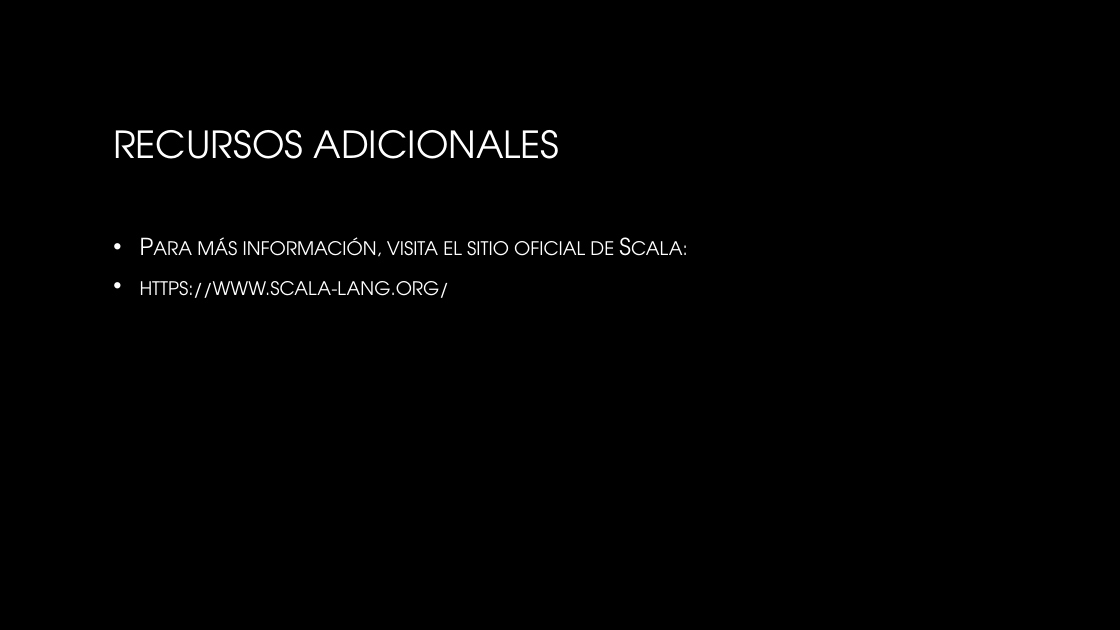
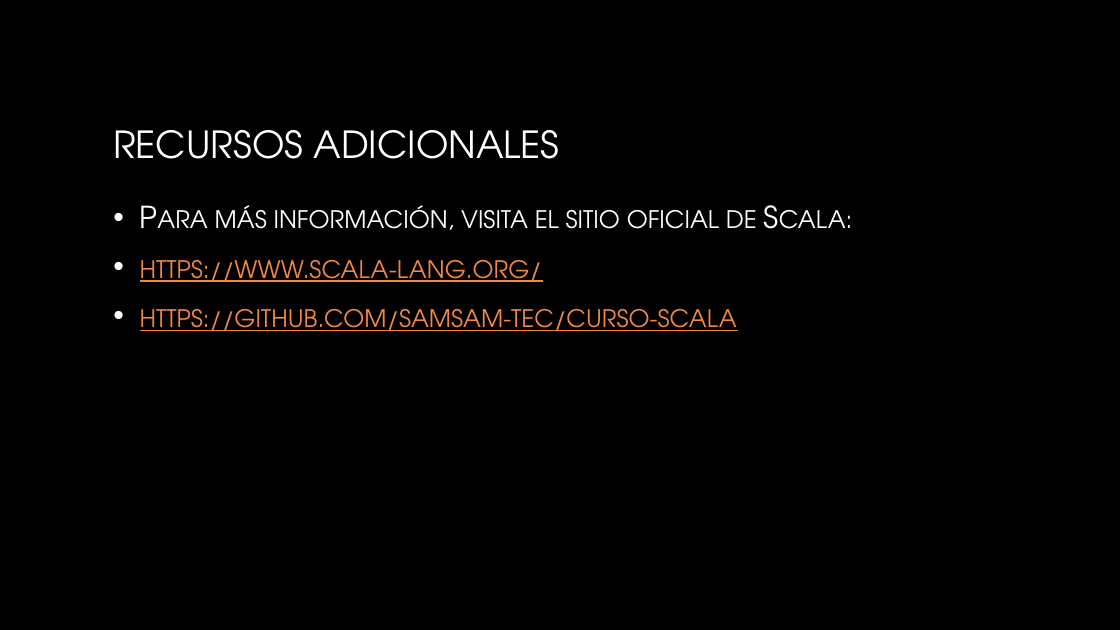
Before and after one commit to samsam-tec/curso-scala, a slide deck: slide 14 of presentacion scala.pptx. Drawn at 1120x630 pixels with LibreOffice and Linux fonts; fonts in the diff are those of the drawing; background and template pictures are left out. Boxes give left, top, right and bottom in pixels: in the first picture for what was removed or moved away, otherwise in the second. Text is boxed around its words. In the diff, an @@ line names an element or a change of style, - is before the commit and + after.

Commit message:
enlace

```diff
--- a/presentacion scala.pptx
+++ b/presentacion scala.pptx
@@ text at [140, 205, 757, 282]: size 20 to 25.9 pt in "Para más información, visita el sitio oficial ...", "https://www.scala-lang.org/"; text colour gradient #FFFFFF to #BFBFBF to #F28943, underline on in "https://www.scala-lang.org/"; more space between paragraphs @@
@@ text at [140, 309, 737, 331]: paragraph added @@
+• https://github.com/samsam-tec/curso-scala
```
